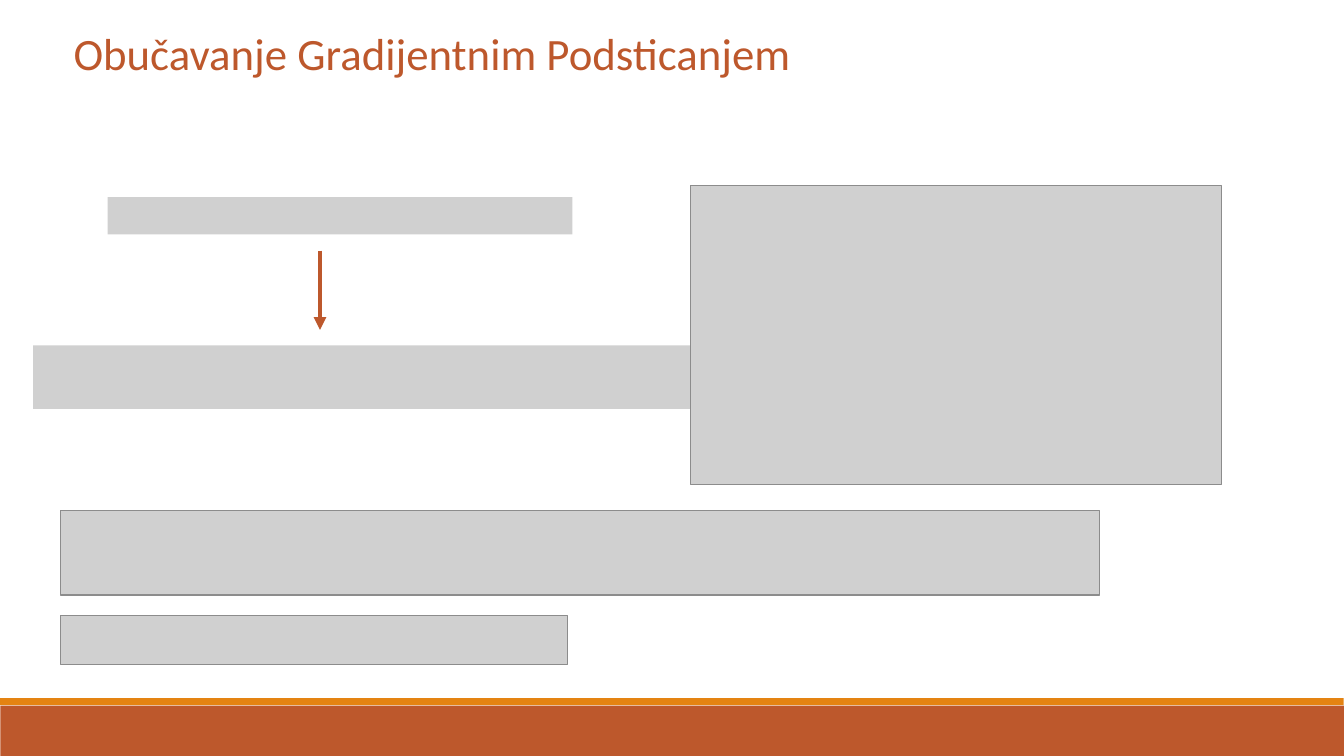
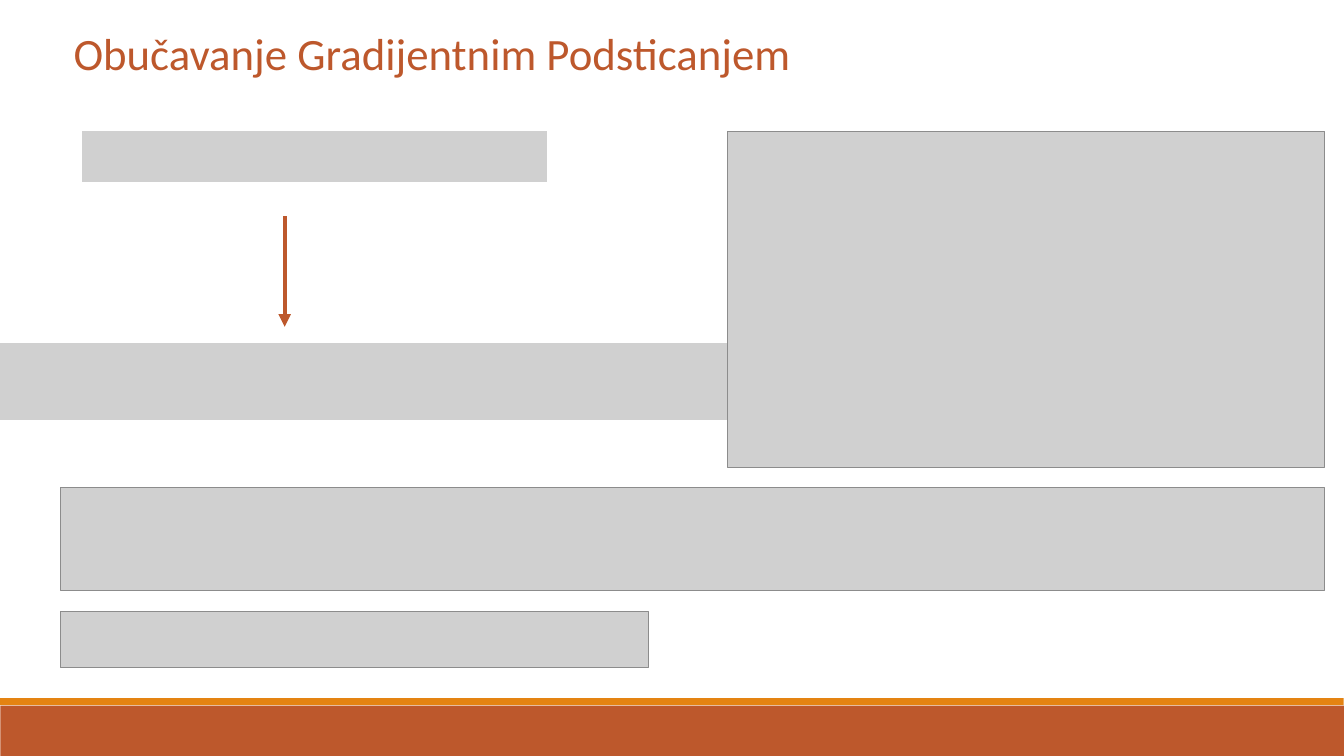
Before and after one commit to Toma1997/Credit-Risk-Prediction-in-Distribution-Network, a slide deck: slide 10 of docs/Prezentacija diplomskog rada.pptx. Drawn at 1344x756 pixels with LibreOffice and Linux fonts; fonts in the diff are those of the drawing; grey boxes stand for pictures. Boxes give left, top, right and bottom in pixels: in the first picture for what was removed or moved away, otherwise in the second. Text is boxed around its words. In the diff, an @@ line names an element or a change of style, - is before the commit and + after.

```diff
--- a/docs/Prezentacija diplomskog rada.pptx
+++ b/docs/Prezentacija diplomskog rada.pptx
@@ picture added at [82, 131, 546, 181] @@
@@ picture: place and size @@
-picture at [691, 186, 1221, 484]
+picture at [728, 131, 1326, 467]
@@ picture removed at [108, 198, 573, 235] @@
@@ arrow moved from (320, 251) - (320, 330) to (284, 216) - (284, 327) @@
@@ picture: place and size @@
-picture at [33, 346, 691, 409]
+picture at [0, 344, 741, 420]
@@ picture: place and size @@
-picture at [60, 511, 1100, 596]
+picture at [60, 488, 1325, 591]
@@ picture: place and size @@
-picture at [60, 616, 568, 664]
+picture at [60, 611, 648, 667]
```
Also in this commit, not shown: 6 other slides changed, 1 other file.
